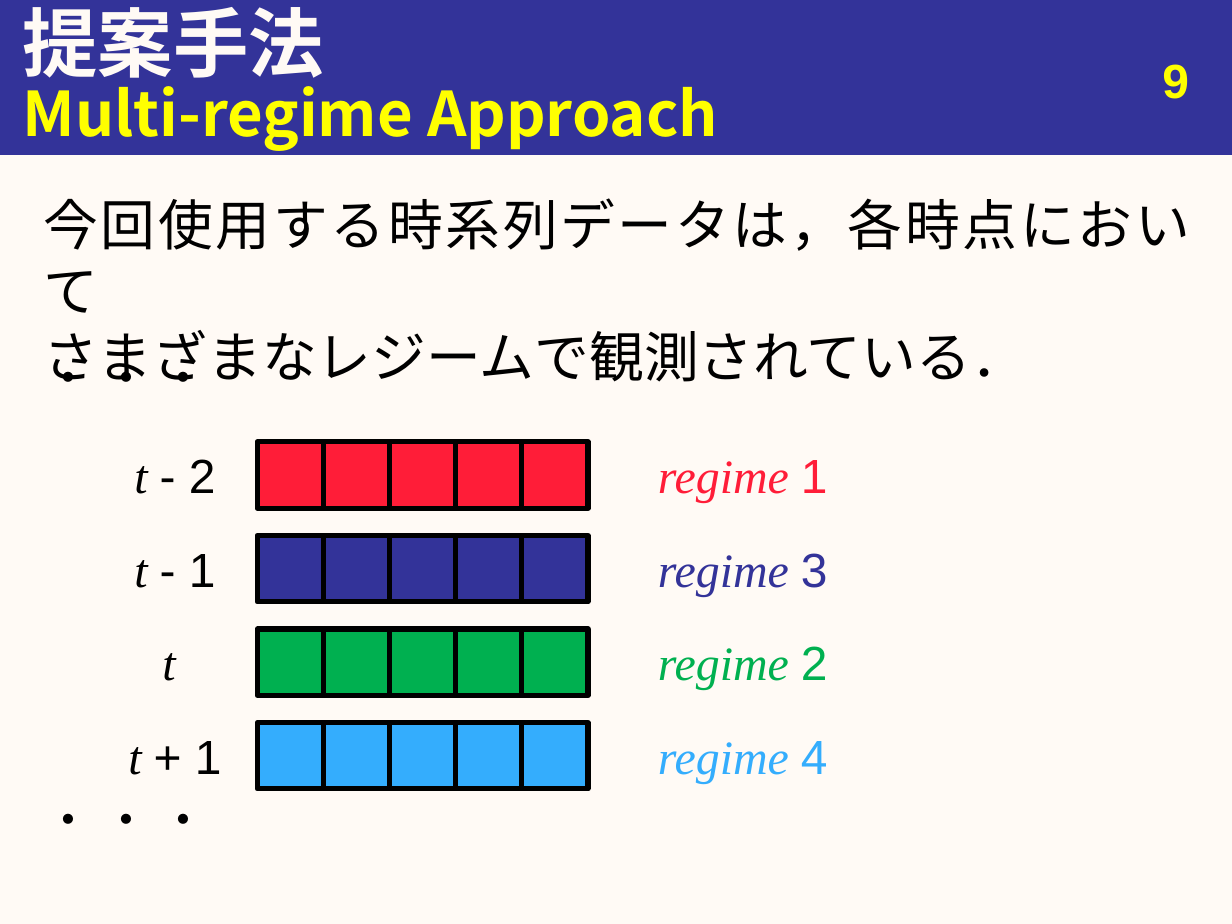
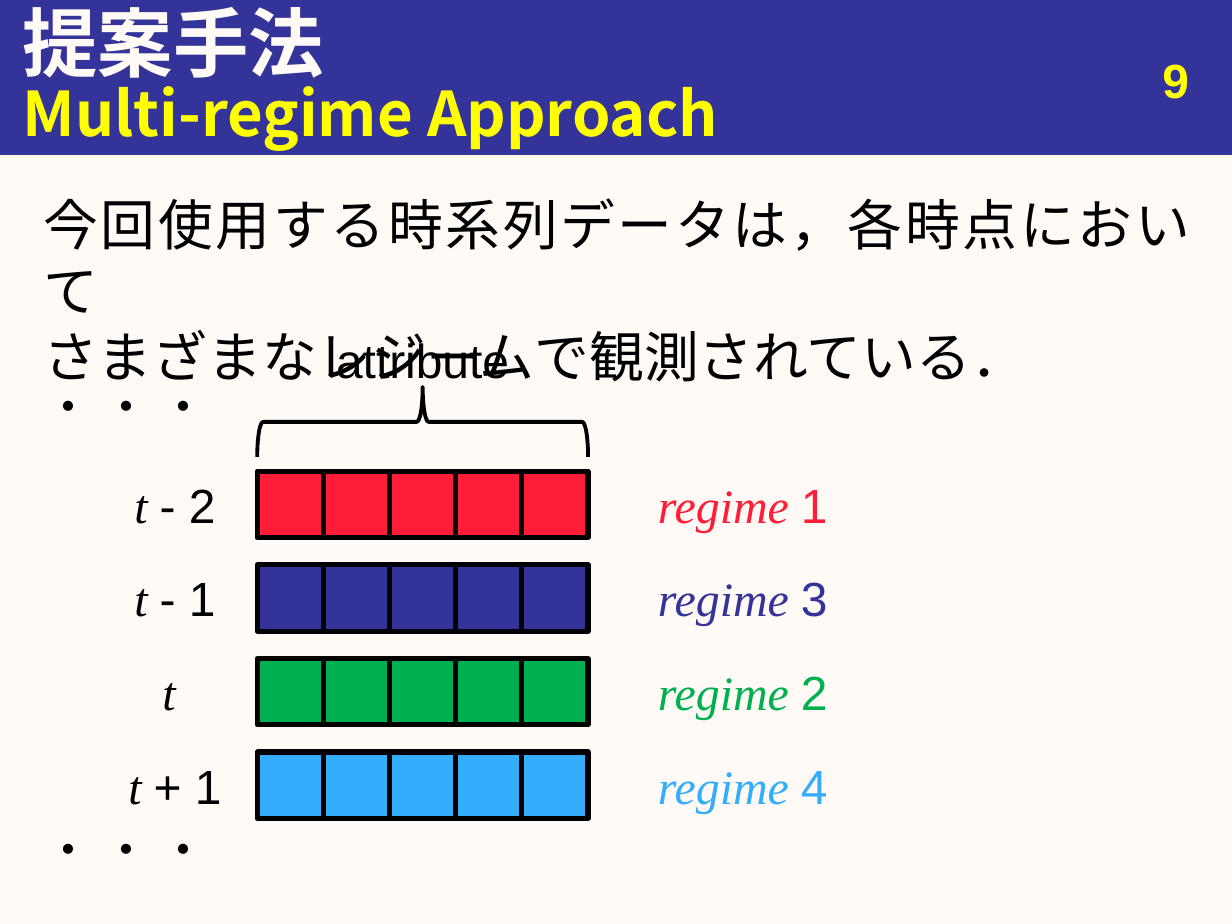
Before and after one commit to youle921/Slide-maintain, a slide deck: slide 9 of slide_0527/20190527_urita_eng.pptx. Drawn at 1232x924 pixels with LibreOffice and Linux fonts; fonts in the diff are those of the drawing. Boxes give left, top, right and bottom in pixels: in the first picture for what was removed or moved away, otherwise in the second. Text is boxed around its words. In the diff, an @@ line names an element or a change of style, - is before the commit and + after.

Commit message:
make slide 0701

```diff
--- a/slide_0527/20190527_urita_eng.pptx
+++ b/slide_0527/20190527_urita_eng.pptx
@@ text added at (336, 340, 509, 387), 28 pt, text #000000 @@
+attribute
@@ left brace added at (257, 387, 589, 457), outline #000000 2.25 pt @@
@@ 20 rectangles, 10 texts: place and size @@
-20 rectangles, 10 texts at (44, 346, 828, 824)
+20 rectangles, 10 texts at (44, 375, 828, 854)
```
Also in this commit, not shown: 1 other slide changed, 2 other files.
